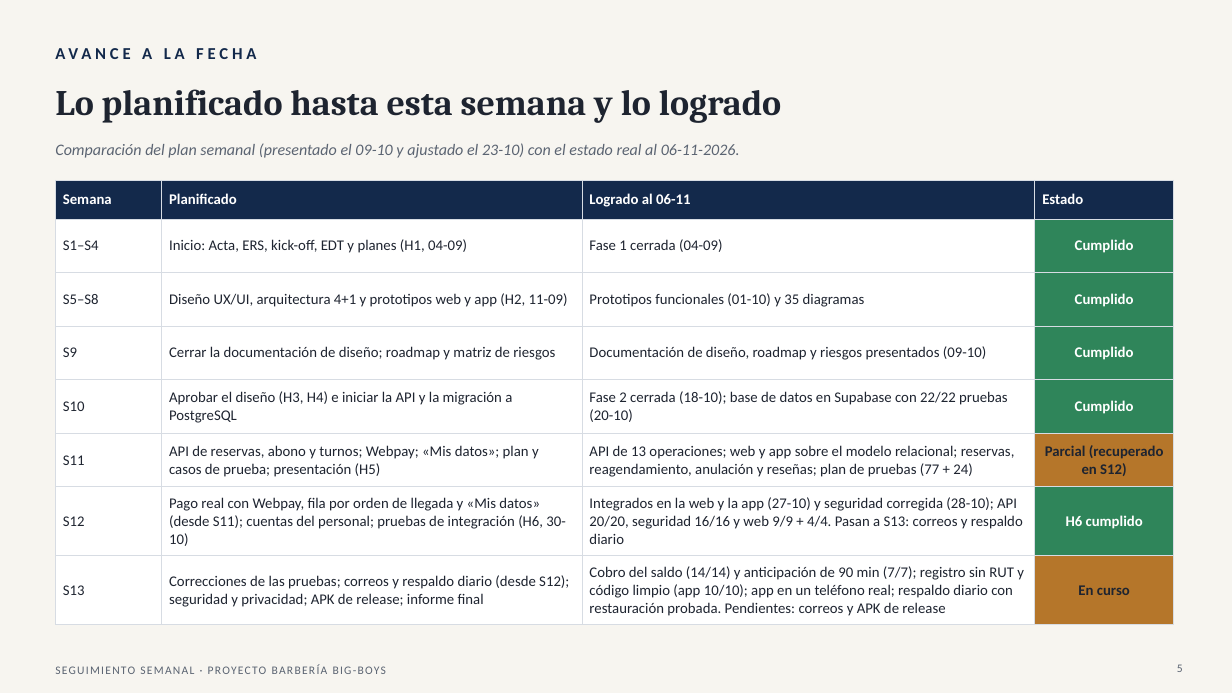
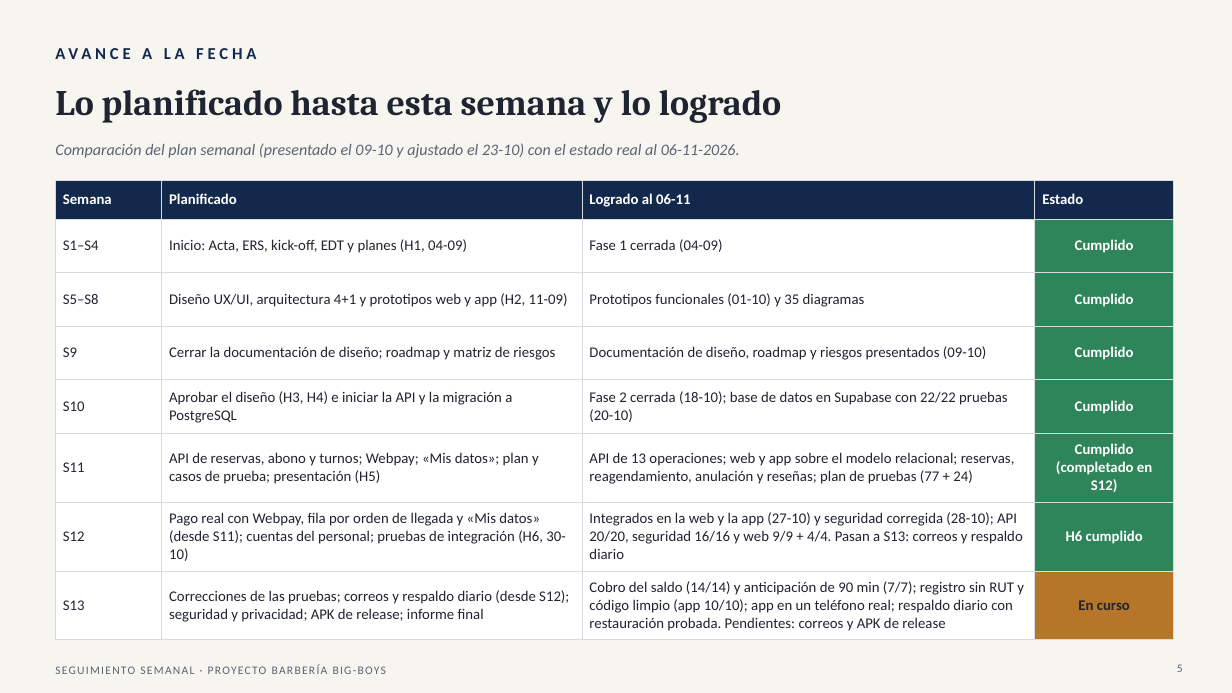
Before and after one commit to Yerko-Rosales/Proyecto_Barberia, a slide deck: slide 5 of Fase 2/Seguimiento semanal/Seguimiento_Roadmap_Proyecto_Barberia_06-11.pptx. Drawn at 1232x693 pixels with LibreOffice and Linux fonts; fonts in the diff are those of the drawing. Boxes give left, top, right and bottom in pixels: in the first picture for what was removed or moved away, otherwise in the second. Text is boxed around its words. In the diff, an @@ line names an element or a change of style, - is before the commit and + after.

```diff
--- a/Fase 2/Seguimiento semanal/Seguimiento_Roadmap_Proyecto_Barberia_06-11.pptx
+++ b/Fase 2/Seguimiento semanal/Seguimiento_Roadmap_Proyecto_Barberia_06-11.pptx
@@ table at <box>55,180,1174,635</box> @@
-row 6, column 4: Parcial (recuperado en S12)
+row 6, column 4: Cumplido (completado en S12)
@@ fill #B5762A to #2F855A in row 6, column 4 @@
```
Also in this commit, not shown: 4 other slides changed, 5 other files.
